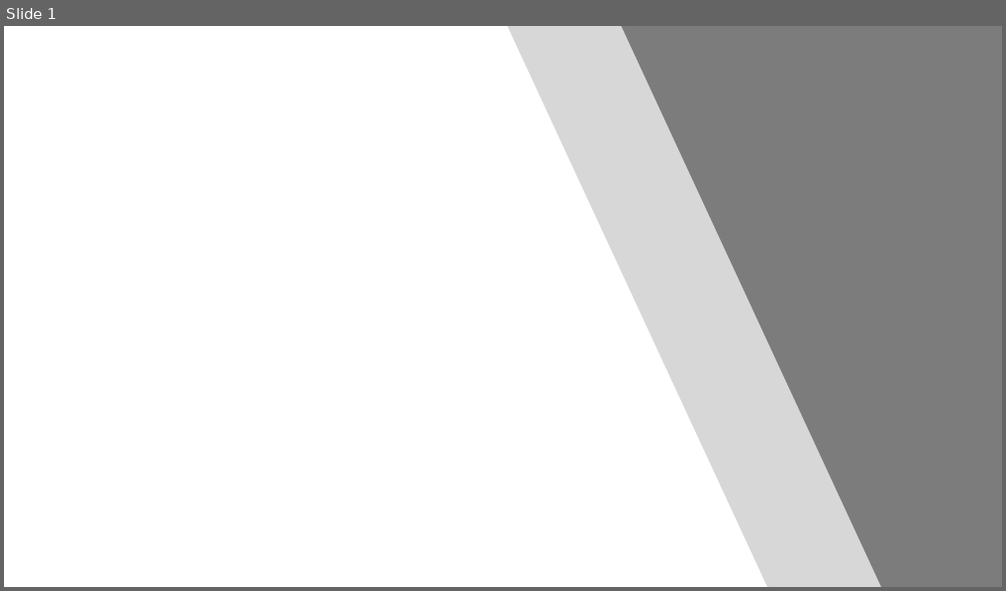
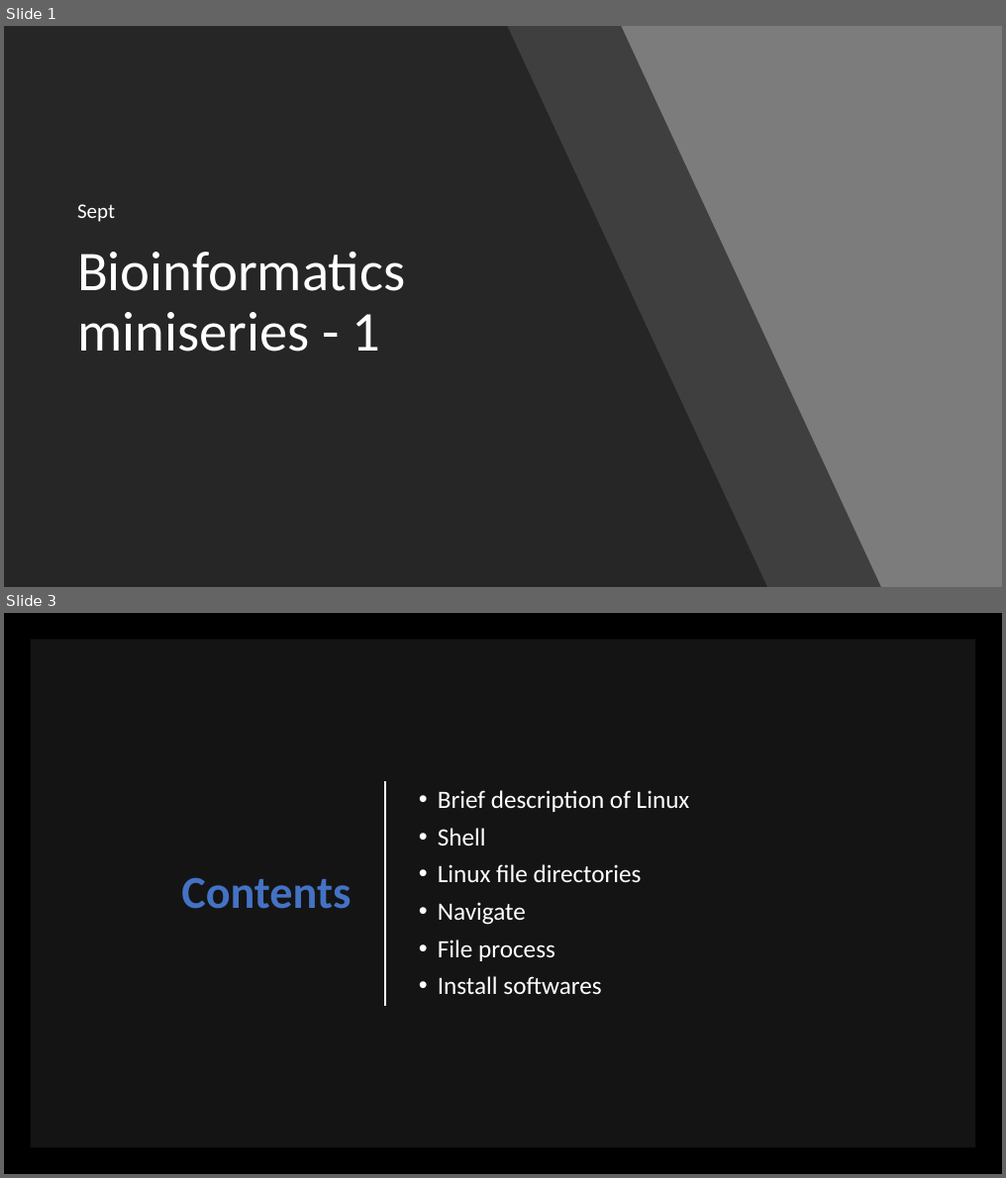
Before and after one commit to lixiaopi1985/Bioinformatics_miniseries, a slide deck: p1_linux/workshop1-linux_basic.pptx. Shown one above the other, each under a label of ours: slide 1 before the commit, slides 1 and 3 after it; the slides between them are not shown. The pictures are 1006x591 and 1006x1178 pixels, drawn with LibreOffice and Linux fonts; fonts in the diff are those of the drawing. Boxes give left, top, right and bottom in pixels: in the first picture for what was removed or moved away, otherwise in the second. Text is boxed around its words. In the diff, an @@ line names an element or a change of style, - is before the commit and + after.

```diff
--- a/p1_linux/workshop1-linux_basic.pptx
+++ b/p1_linux/workshop1-linux_basic.pptx
@@ slide 3 added at (4,613,1002,1174), background #000000 @@
@@ rectangle added at (30,639,976,1149), fill #FFFFFF at 8% opacity @@
@@ line added from (385, 781) to (385, 1006), #FFFFFF 1.5 pt @@
@@ text added at (438,790,690,994), 24 pt, text #FFFFFF @@
+• Brief description of Linux
+• Shell
+• Linux file directories
+• Navigate
+• File process
+• Install softwares
@@ title added at (181,877,350,909), 44 pt, text #4472C4, bold @@
+Contents
@@ slide 1 changed as well @@
@@ freeform shape at (4,26,767,587): fill #FFFFFF to #262626 @@
@@ freeform shape at (106,26,881,587): fill #FFFFFF at 70% opacity to #262626 at 70% opacity; outline redrawn @@
@@ subtitle added at (77,204,115,222), 20 pt, text #FFFFFF @@
+Sept
@@ title added at (77,252,405,352), 54 pt, text #FFFFFF @@
+Bioinformatics miniseries - 1
```
Also in this commit, not shown: 4 other slides changed, 48 other slides added, 5 slides removed.
